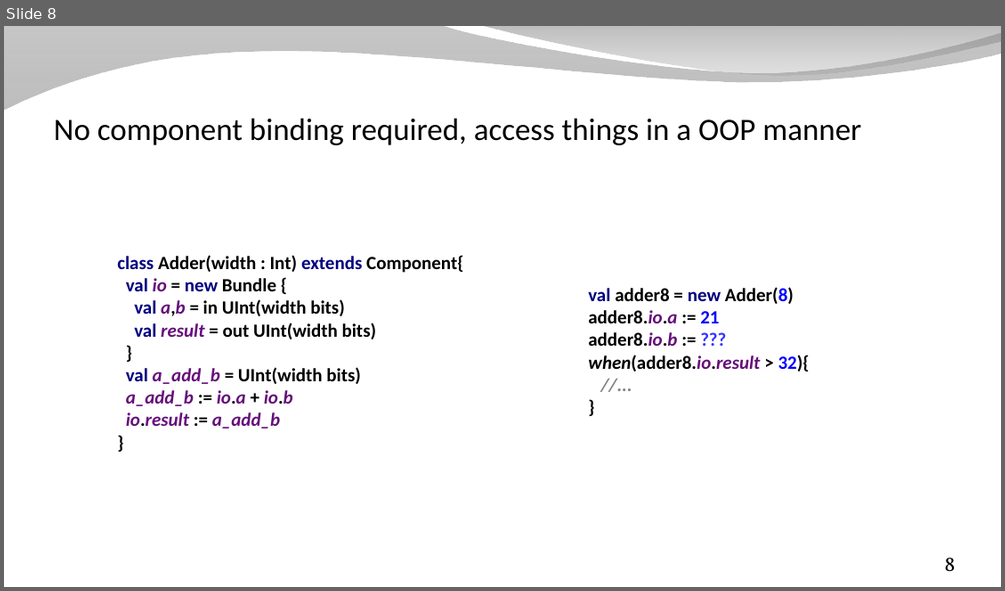
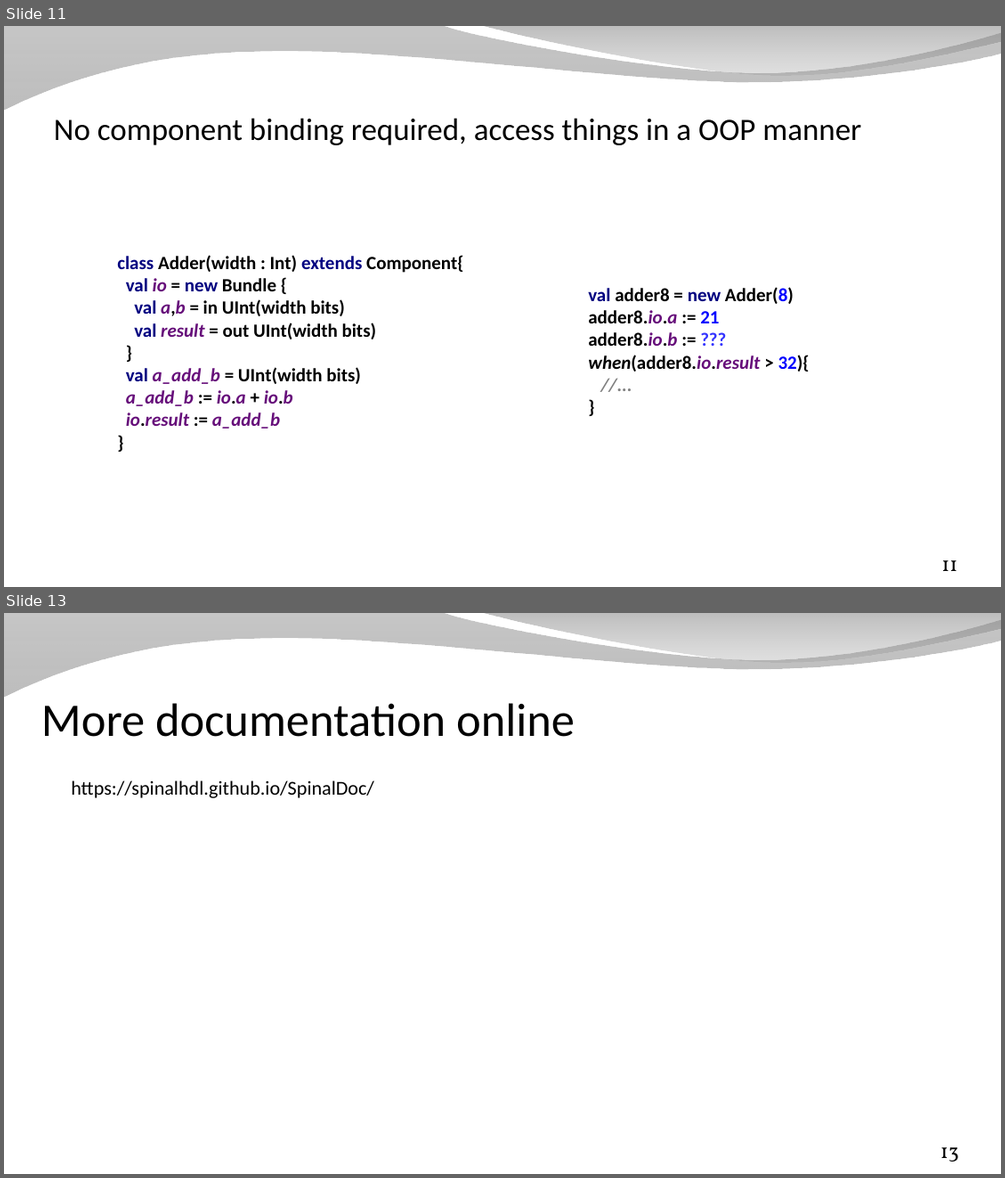
Before and after one commit to SpinalHDL/SpinalDoc, a slide deck: presentation/en/workshop/equivalence.odp. Shown one above the other, each under a label of ours: slide 8 before the commit, slides 11 and 13 after it; the slides between them are not shown. The pictures are 1005x591 and 1005x1178 pixels, drawn with LibreOffice and Linux fonts; fonts in the diff are those of the drawing; background and template pictures are left out. Boxes give left, top, right and bottom in pixels: in the first picture for what was removed or moved away, otherwise in the second. Text is boxed around its words. In the diff, an @@ line names an element or a change of style, - is before the commit and + after.

```diff
--- a/presentation/en/workshop/equivalence.odp
+++ b/presentation/en/workshop/equivalence.odp
@@ slide 13 added at <box>4,613,1001,1174</box>, background picture (left out); not listed: 2 template elements that a slide beside it also shows @@
@@ title added at <box>41,703,574,737</box>, 45 pt, text #000000 @@
+More documentation online
@@ text added at <box>71,780,374,798</box>, 19 pt, text #000000 @@
+https://spinalhdl.github.io/SpinalDoc/
@@ page number added at <box>940,1147,959,1161</box>, 20 pt, text #000000 @@
+13
@@ what was slide 8 is now slide 11 @@
@@ page number at <box>941,560,957,571</box>: text changed @@
-8
+11
```
Also in this commit, not shown: 6 slides changed, 3 other slides added, 3 other files.
